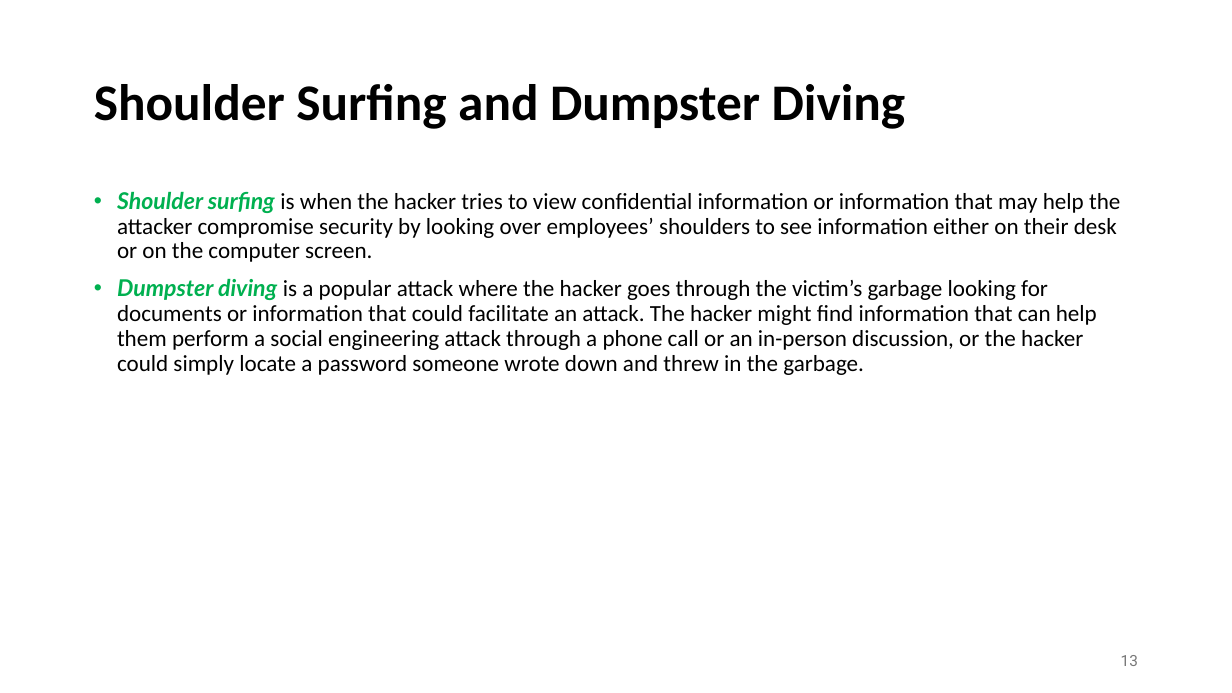
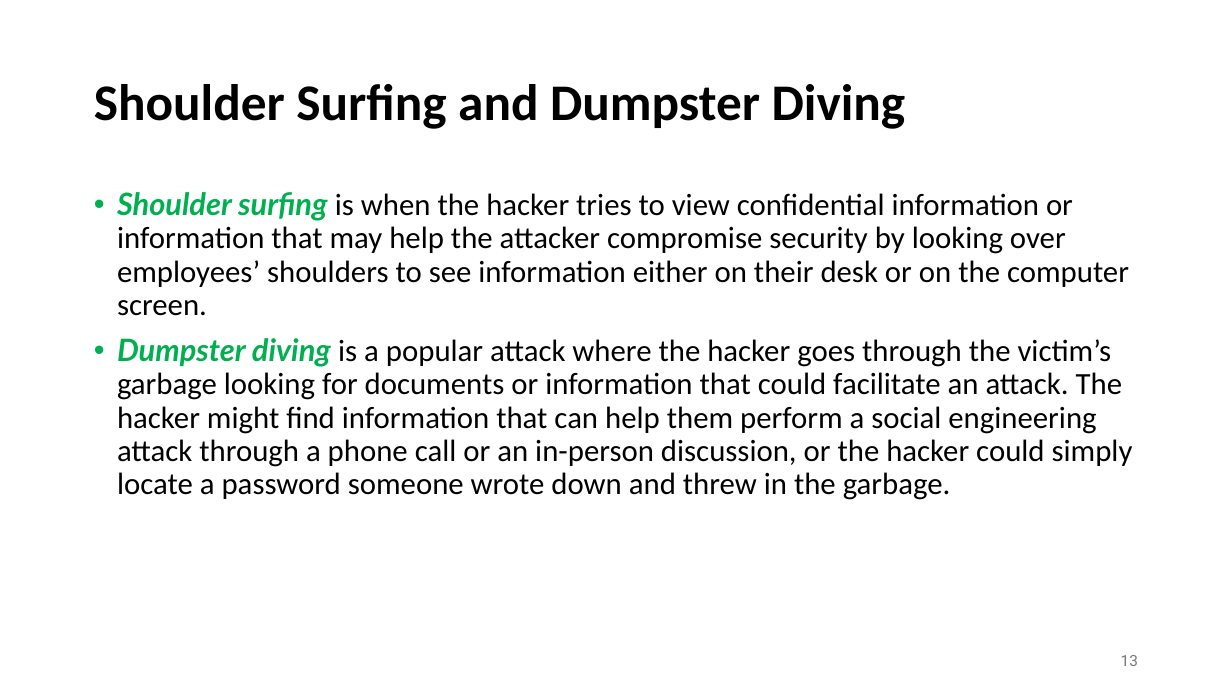
Before and after one commit to shakiliitju/M.Sc-in-ICT, a slide deck: slide 13 of Semester 2/Applied Cyber Security/Lecture/L4.pptx. Drawn at 1232x693 pixels with LibreOffice and Linux fonts; fonts in the diff are those of the drawing. Boxes give left, top, right and bottom in pixels: in the first picture for what was removed or moved away, otherwise in the second. Text is boxed around its words. In the diff, an @@ line names an element or a change of style, - is before the commit and + after.

```diff
--- a/Semester 2/Applied Cyber Security/Lecture/L4.pptx
+++ b/Semester 2/Applied Cyber Security/Lecture/L4.pptx
@@ text "Shoulder surfing is when the ..." at (x1=117, y1=192, x2=1133, y2=500): size 18 to 24 pt @@
```
Also in this commit, not shown: 5 other slides changed, 2 other files.
